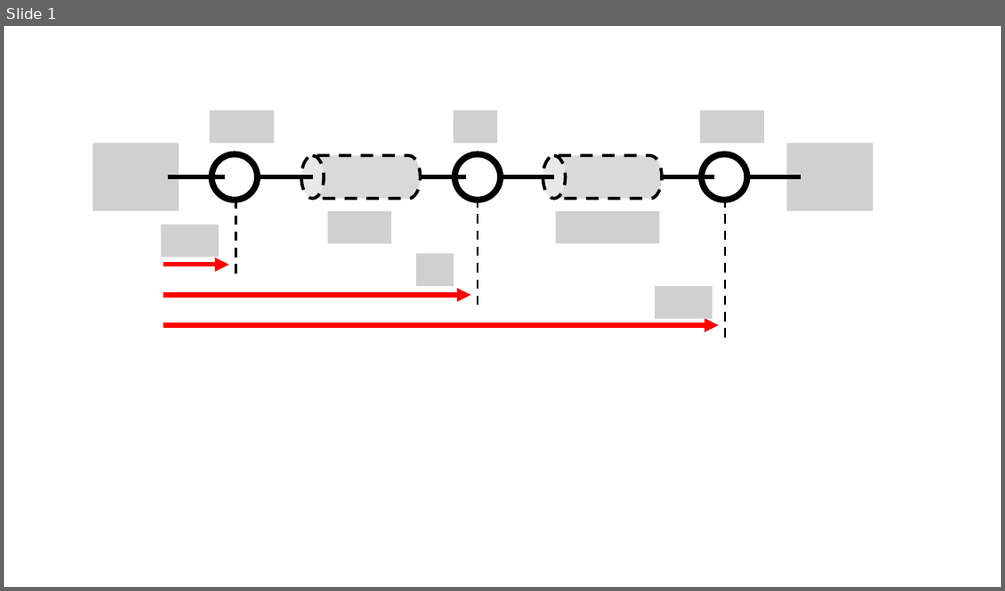
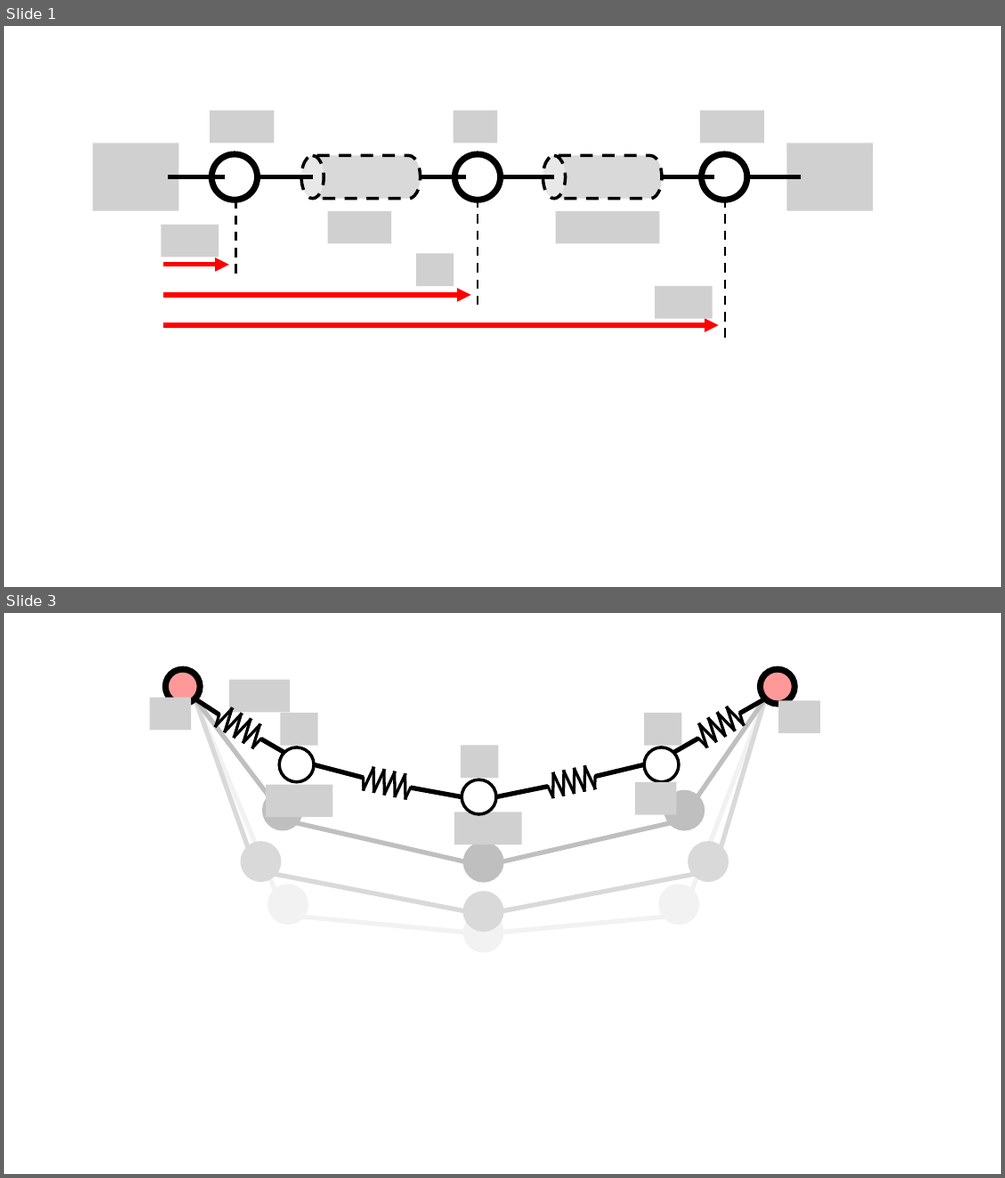
Before and after one commit to CS-433/project2_PINN_ACJ, a slide deck: derivations/spring-mass-diagram.pptx. Shown one above the other, each under a label of ours: slide 1 before the commit, slides 1 and 3 after it; the slides between them are not shown. The pictures are 1005x591 and 1005x1178 pixels, drawn with LibreOffice and Linux fonts; fonts in the diff are those of the drawing; grey boxes stand for pictures. Boxes give left, top, right and bottom in pixels: in the first picture for what was removed or moved away, otherwise in the second. Text is boxed around its words. In the diff, an @@ line names an element or a change of style, - is before the commit and + after.

```diff
--- a/derivations/spring-mass-diagram.pptx
+++ b/derivations/spring-mass-diagram.pptx
@@ slide 3 added at (4,613,1001,1174), background #FFFFFF @@
@@ group added at (194,699,765,949): 4 lines, 3 ellipses @@
@@ group added at (194,699,765,879): 4 lines, 3 ellipses @@
@@ group added at (194,699,765,929): 4 lines, 3 ellipses @@
@@ group added at (150,669,821,844): 40 parallelograms, 9 pictures, 8 lines, 5 ellipses @@
```
Also in this commit, not shown: 6 other slides added, 4 other files.
